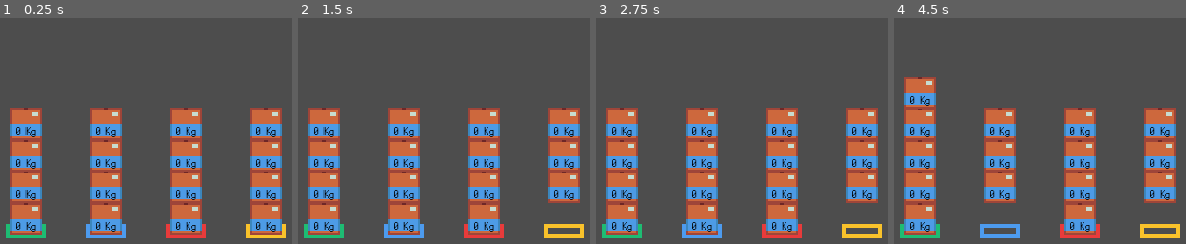
Above: before the commit, frames 1-4 (left to right).
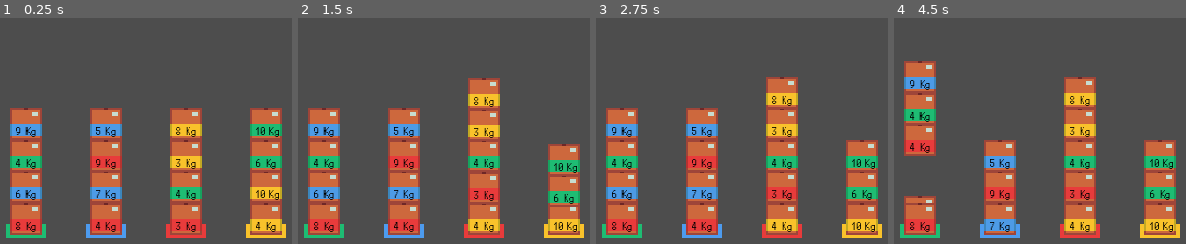
Above: after the commit, the same moments.

Repository: IzaakSantana/market-solutions-game
Game: Godot game, scene res://scenes/levels/level_01.tscn
The game is run twice, just before and just after one commit, with the same random seed, the same clock (stepped at 60 frames per second) and the same inputs. The project has no main scene, so this scene is started directly.
Inputs (mouse positions are in pixels of both pictures, inside the frame that each line leads up to):
- Up to frame 1 (0.25 s): no input
- Up to frame 2 (1.5 s): tap Enter at 0.5 s; move the mouse to (563, 219) at 0.52 s; press the mouse at (563, 219) at 0.53 s; tap Space at 1.25 s; move the mouse to (484, 219) at 1.27 s; release the mouse at (484, 219) at 1.28 s; click (484, 219) at 1.35 s
- Up to frame 3 (2.75 s): tap Enter at 2 s; move the mouse to (701, 219) at 2.02 s; press the mouse at (701, 219) at 2.03 s
- Up to frame 4 (4.5 s): tap Space at 2.75 s; move the mouse to (920, 187) at 2.77 s; release the mouse at (920, 187) at 2.78 s; click (920, 187) at 2.85 s; tap Enter at 3.5 s; move the mouse to (920, 155) at 3.52 s; press the mouse at (920, 155) at 3.53 s; move the mouse to (920, 124) at 4.27 s; release the mouse at (920, 124) at 4.28 s; click (920, 124) at 4.35 s

The runs differ from the first frame. In frame 1, 7.1% of the frame differs, in the area x 3-97%, y 46-95%; in frame 2, 12%; in frame 3, 10%; in frame 4, 18%, in the area x 3-97%, y 19-97%.

Commit message:
Made random weights to the boxes

Diff:
--- a/scripts/objects/box_holder.gd
+++ b/scripts/objects/box_holder.gd
@@ -1,29 +1,49 @@
-extends Node2D
+extends RigidBody2D
 
 var number_generator = RandomNumberGenerator.new()
 
-@export var weight = number_generator.randi_range(1, 4)
+@export var weight = number_generator.randi_range(3, 10)
 var mouse_in = false
 var being_held = false
+#var previous_position: Vector2
+#var new_position: Vector2
+
 
 func _ready():
-	$Marker.modulate = GlobalVariables.colors.blue
+#	new_position = position
+	$Marker.modulate = GlobalVariables.random_box_color()
+	$Weight.text = str(weight) + " Kg"
+
+
+
 
 
 # Called every frame. 'delta' is the elapsed time since the previous frame.
 func _process(delta):
 	if Input.is_action_pressed('left_click') and mouse_in:
+
+
 		if can_hold_box():
+			freeze = true
 			GlobalVariables.box_held = true
 			being_held = true
 
 		if being_held:
 			dragging_cursor()
 			position = get_global_mouse_position()
+			#new_position = get_global_mouse_position()
+#		else:
+#			new_position = position
+
 	if Input.is_action_just_released("left_click"):
+		freeze = false
 		GlobalVariables.box_held = false
 		being_held = false
 		pointing_cursor()
+
+
+#func _integrate_forces(state):
+#	position = new_position
 
 
 func _on_mouse_entered():
@@ -31,19 +51,22 @@
 	pointing_cursor()
 
 
-
 func _on_mouse_exited():
 	mouse_in = false
 	defult_cursor()
 
+
 func defult_cursor():
 	Input.set_default_cursor_shape(Input.CURSOR_ARROW)
+
 
 func pointing_cursor():
 	Input.set_default_cursor_shape(Input.CURSOR_POINTING_HAND)
 
+
 func dragging_cursor():
 	Input.set_default_cursor_shape(Input.CURSOR_DRAG)
 
+
 func can_hold_box():
 	return !GlobalVariables.box_held
